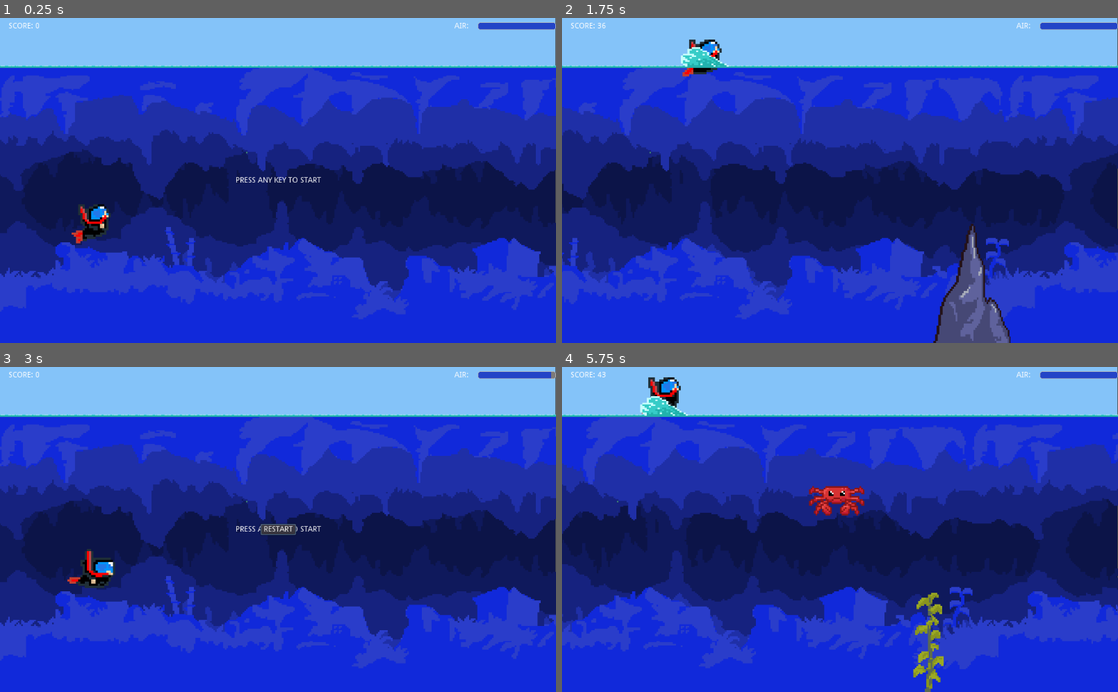
Above: before the commit, frames 1-4 (two rows, left to right).
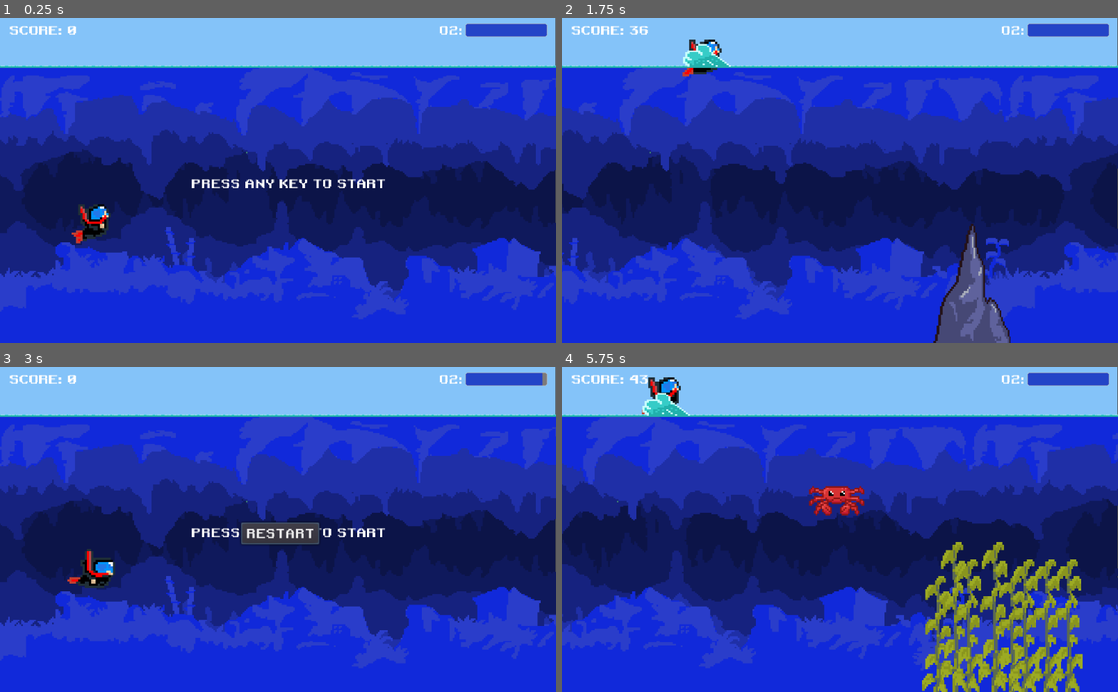
Above: after the commit, the same moments.

Repository: Mikael-Ronnberg/SB-Run
Game: Godot game, scene res://scenes/Main.tscn
The game is run twice, just before and just after one commit, with the same random seed, the same clock (stepped at 60 frames per second) and the same inputs.
Inputs:
- Up to frame 1 (0.25 s): no input
- Up to frame 2 (1.75 s): tap Enter (ui_accept) at 0.5, 0.77, 1.52 s; hold Right (ui_right) 0.53-1.28 s; hold Left (ui_left) from 1.28 s (still down)
- Up to frame 3 (3 s): release Left (ui_left) at 2.03 s; hold Right (ui_right) 2.03-2.75 s; click "RESTART" at 2.75 s
- Up to frame 4 (5.75 s): click "RESTART" at 3.5 s; tap Enter (ui_accept) at 4.25, 4.52, 5.27 s; hold Right (ui_right) 4.28-5.03 s; hold Left (ui_left) from 5.03 s (still down)

The runs differ from the first frame. In frame 1, 1.4% of the frame differs, in the area x 1-100%, y 1-53%; in frame 2, 1.1%; in frame 3, 2.0%; in frame 4, 8.6%, in the area x 1-100%, y 1-100%.

Commit message:
Fixing errors on output

Diff:
--- a/scenes/GameOver.tscn
+++ b/scenes/GameOver.tscn
@@ -1,15 +1,23 @@
-[gd_scene format=2]
+[gd_scene load_steps=3 format=2]
+
+[ext_resource path="res://fonts/Retro Gaming.ttf" type="DynamicFontData" id=1]
+
+[sub_resource type="DynamicFont" id=1]
+font_data = ExtResource( 1 )
 
 [node name="GameOver" type="CanvasLayer"]
 pause_mode = 2
 
 [node name="Button" type="Button" parent="."]
+light_mask = 12
 anchor_left = 0.5
 anchor_top = 0.5
 anchor_right = 0.5
 anchor_bottom = 0.5
-margin_left = -32.0
-margin_top = -10.0
-margin_right = 33.0
-margin_bottom = 10.0
+margin_left = -68.0
+margin_top = -13.5
+margin_right = 28.0
+margin_bottom = 13.5
+rect_scale = Vector2( 1.5, 1.5 )
+custom_fonts/font = SubResource( 1 )
 text = "RESTART"
--- a/scenes/Hud.tscn
+++ b/scenes/Hud.tscn
@@ -1,16 +1,28 @@
-[gd_scene load_steps=4 format=2]
+[gd_scene load_steps=8 format=2]
 
 [ext_resource path="res://scripts/OxygenBar.gd" type="Script" id=1]
 [ext_resource path="res://assets/ui/progress.png" type="Texture" id=2]
 [ext_resource path="res://assets/ui/over.png" type="Texture" id=3]
+[ext_resource path="res://fonts/Retro Gaming.ttf" type="DynamicFontData" id=4]
+
+[sub_resource type="DynamicFont" id=1]
+font_data = ExtResource( 4 )
+
+[sub_resource type="DynamicFont" id=2]
+font_data = ExtResource( 4 )
+
+[sub_resource type="DynamicFont" id=3]
+font_data = ExtResource( 4 )
 
 [node name="Hud" type="CanvasLayer"]
 
 [node name="Score" type="Label" parent="."]
-margin_left = 16.0
-margin_top = 8.0
-margin_right = 65.0
-margin_bottom = 22.0
+margin_left = 17.0
+margin_top = 7.0
+margin_right = 90.0
+margin_bottom = 28.0
+rect_scale = Vector2( 1.5, 1.5 )
+custom_fonts/font = SubResource( 1 )
 text = "SCORE: "
 align = 1
 valign = 1
@@ -20,10 +32,12 @@
 anchor_top = 0.5
 anchor_right = 0.5
 anchor_bottom = 0.5
-margin_left = -78.5
-margin_top = -7.0
+margin_left = -160.5
+margin_top = -10.5
 margin_right = 78.5
-margin_bottom = 7.0
+margin_bottom = 10.5
+rect_scale = Vector2( 1.5, 1.5 )
+custom_fonts/font = SubResource( 2 )
 text = "PRESS ANY KEY TO START"
 align = 1
 valign = 1
@@ -31,20 +45,23 @@
 [node name="OxygenLabel" type="Label" parent="."]
 anchor_left = 1.0
 anchor_right = 1.0
-margin_left = -192.0
-margin_top = 8.0
-margin_right = -152.0
-margin_bottom = 22.0
-text = "AIR: "
+margin_left = -219.0
+margin_top = 7.0
+margin_right = -179.0
+margin_bottom = 28.0
+rect_scale = Vector2( 1.5, 1.5 )
+custom_fonts/font = SubResource( 3 )
+text = "O2: "
 align = 1
 valign = 1
 
 [node name="OxygenBar" type="TextureProgress" parent="."]
 anchor_left = 1.0
 anchor_right = 1.0
-margin_left = -144.0
-margin_top = 8.0
-margin_bottom = 22.0
+margin_left = -167.0
+margin_top = 10.0
+margin_right = -16.0
+margin_bottom = 35.0
 texture_under = ExtResource( 2 )
 texture_over = ExtResource( 3 )
 texture_progress = ExtResource( 2 )
--- a/scenes/WaterLilly.tscn
+++ b/scenes/WaterLilly.tscn
@@ -1,6 +1,6 @@
-[gd_scene load_steps=8 format=2]
+[gd_scene load_steps=7 format=2]
 
-[ext_resource path="res://WaterLilly.gd" type="Script" id=1]
+[ext_resource path="res://scripts/WaterLilly.gd" type="Script" id=1]
 [ext_resource path="res://assets/obstacles/WaterGrass.png" type="Texture" id=2]
 
 [sub_resource type="AtlasTexture" id=1]
@@ -23,20 +23,71 @@
 "speed": 5.0
 } ]
 
-[sub_resource type="RectangleShape2D" id=5]
-extents = Vector2( 28, 128 )
-
 [node name="WaterLilly" type="Area2D"]
+z_index = 5
+collision_layer = 0
 script = ExtResource( 1 )
 
 [node name="AnimatedSprite" type="AnimatedSprite" parent="."]
+position = Vector2( 16, 0 )
 scale = Vector2( 3, 4 )
 frames = SubResource( 4 )
 frame = 2
 playing = true
 
-[node name="CollisionShape2D" type="CollisionShape2D" parent="."]
-position = Vector2( -4, 0 )
-shape = SubResource( 5 )
+[node name="AnimatedSprite7" type="AnimatedSprite" parent="."]
+position = Vector2( 152, 0 )
+scale = Vector2( 3, 4 )
+frames = SubResource( 4 )
+frame = 1
+playing = true
+
+[node name="AnimatedSprite2" type="AnimatedSprite" parent="."]
+position = Vector2( 176, -16 )
+scale = Vector2( 3, 4.5 )
+frames = SubResource( 4 )
+frame = 1
+playing = true
+
+[node name="AnimatedSprite8" type="AnimatedSprite" parent="."]
+position = Vector2( 256, -16 )
+scale = Vector2( 3, 4.5 )
+frames = SubResource( 4 )
+frame = 1
+playing = true
+
+[node name="AnimatedSprite5" type="AnimatedSprite" parent="."]
+position = Vector2( 216, -16 )
+scale = Vector2( 3, 4.5 )
+frames = SubResource( 4 )
+frame = 1
+playing = true
+
+[node name="AnimatedSprite3" type="AnimatedSprite" parent="."]
+position = Vector2( 120, -32 )
+scale = Vector2( 3, 5 )
+frames = SubResource( 4 )
+frame = 1
+playing = true
+
+[node name="AnimatedSprite6" type="AnimatedSprite" parent="."]
+position = Vector2( 48, -32 )
+scale = Vector2( 3, 5 )
+frames = SubResource( 4 )
+playing = true
+
+[node name="AnimatedSprite4" type="AnimatedSprite" parent="."]
+position = Vector2( 72, -16 )
+scale = Vector2( 3, 4.5 )
+frames = SubResource( 4 )
+frame = 1
+playing = true
+
+[node name="CollisionShape2D" type="CollisionPolygon2D" parent="."]
+position = Vector2( 124, 0 )
+polygon = PoolVector2Array( -124, 128, -140, 88, -132, 8, -132, -40, -132, -40, -140, -88, -116, -128, -108, -160, -76, -192, -60, -184, -60, -160, -44, -160, -20, -176, 4, -192, 12, -176, 4, -152, 20, -152, 20, -120, 28, -152, 44, -160, 68, -160, 68, -152, 76, -144, 100, -168, 108, -152, 100, -128, 116, -152, 140, -160, 148, -144, 148, -136, 156, -96, 148, -72, 156, -24, 156, 48, 156, 128 )
 
 [node name="VisibilityNotifier2D" type="VisibilityNotifier2D" parent="."]
+
+[connection signal="body_entered" from="." to="." method="_on_WaterLilly_body_entered"]
+[connection signal="body_exited" from="." to="." method="_on_WaterLilly_body_exited"]
--- /dev/null
+++ b/scenes/bottle.tscn
@@ -0,0 +1,39 @@
+[gd_scene load_steps=7 format=2]
+
+[ext_resource path="res://assets/obstacles/bottle.png" type="Texture" id=1]
+
+[sub_resource type="AtlasTexture" id=1]
+atlas = ExtResource( 1 )
+region = Rect2( 0, 0, 24, 34 )
+
+[sub_resource type="AtlasTexture" id=2]
+atlas = ExtResource( 1 )
+region = Rect2( 24, 0, 24, 34 )
+
+[sub_resource type="AtlasTexture" id=3]
+atlas = ExtResource( 1 )
+region = Rect2( 48, 0, 24, 34 )
+
+[sub_resource type="AtlasTexture" id=4]
+atlas = ExtResource( 1 )
+region = Rect2( 72, 0, 24, 34 )
+
+[sub_resource type="SpriteFrames" id=5]
+animations = [ {
+"frames": [ SubResource( 1 ), SubResource( 2 ), SubResource( 3 ), SubResource( 4 ) ],
+"loop": true,
+"name": "default",
+"speed": 2.0
+} ]
+
+[node name="Bottle" type="Area2D"]
+
+[node name="AnimatedSprite" type="AnimatedSprite" parent="."]
+scale = Vector2( 2, 2 )
+frames = SubResource( 5 )
+frame = 1
+playing = true
+
+[node name="CollisionPolygon2D" type="CollisionPolygon2D" parent="."]
+position = Vector2( -1, 0 )
+polygon = PoolVector2Array( -11, -11, -6, -16, -6, -32, 3, -35, 11, -32, 10, -15, 17, -8, 16, 26, 9, 33, -6, 33, -15, 22, -13, -8, -11, -11 )
--- a/scenes/effects/Stream.tscn
+++ b/scenes/effects/Stream.tscn
@@ -26,5 +26,4 @@
 scale = Vector2( 4, 3 )
 z_index = 5
 frames = SubResource( 4 )
-frame = 2
 playing = true
--- a/scripts/Main.gd
+++ b/scripts/Main.gd
@@ -1,7 +1,7 @@
 extends Node
 
 var stag_bottom_scene = preload("res://scenes/Stag1.tscn")
-var waterplant_scene = preload("res://scenes/WaterPlant.tscn")
+var waterplant_scene = preload("res://scenes/WaterLilly.tscn")
 var crab_scene = preload("res://scenes/Crab.tscn")
 
 var obstacles_types := [stag_bottom_scene, waterplant_scene ]
@@ -14,7 +14,7 @@
 
 const SWIMMER_START_POS = Vector2(176, 380)
 const CAM_START_POS = Vector2(516, 300)
-const SLOWED_DOWN : int = -20
+const SLOWED_DOWN : int = 1
 const START_SPEED : int = 5
 const DISTANCE_MODIFIER: int = 10
 
@@ -26,9 +26,6 @@
 
 func _ready():
 	water_area.connect("exited_left_or_bottom", self, "_on_exited_left_or_bottom")
-	water_area.connect("fully_exited_top", self, "_on_fully_exited_top")
-	water_area.connect("partially_exited_top", self, "_on_partially_exited_top")
-
 	screen_size = get_viewport().size
 	$GameOver/Button.connect("pressed", self, "new_game")
 	new_game()
@@ -119,10 +116,7 @@
 
 func add_obs(obs, x, y):
 	obs.position = Vector2(x, y)
-	if obs.name == "WaterPlant":
-		obs.connect("body_entered", self, "slow_down")
-		obs.connect("body_exited", self, "speed_up")
-	else:
+	if obs.name != "WaterLilly":
 		obs.connect("body_entered", self, "hit_obs")
 
 	add_child(obs)
@@ -136,13 +130,6 @@
 	if body.name == "Swimmer":
 		game_over()
 
-func slow_down(body):
-	if body.name == "Swimmer":
-		$Swimmer.position.x += SLOWED_DOWN
-
-func speed_up(body):
-	if body.name == "Swimmer":
-		$Swimmer.position.x += speed
 
 func show_distance():
 	score_label.text = "SCORE: " + str(distance / DISTANCE_MODIFIER)
@@ -158,12 +145,6 @@
 	if body.name == "Swimmer":
 		game_over()
 
-func _on_fully_exited_top(body):
-	print("fully exited")
-
-func _on_partially_exited_top(body):
-	print("partially exited")
-
 func game_over():
 	get_tree().paused = true
 	game_running = false
--- a/scripts/Swimmer.gd
+++ b/scripts/Swimmer.gd
@@ -5,6 +5,7 @@
 var velocity = Vector2()
 var in_water = false
 var gravity_enabled = false
+var is_tangled = false
 
 var MAX_OXYGEN = 100
 var oxygen = MAX_OXYGEN
--- a/scripts/WaterArea.gd
+++ b/scripts/WaterArea.gd
@@ -1,31 +1,29 @@
 extends Area2D
 
-signal fully_exited_top(body)
-signal partially_exited_top(body)
 signal exited_left_or_bottom(body)
 
 var stream_effect = preload("res://scenes/effects/Stream.tscn")
 var splash_instance = null
-var swimmer_pos = null
+var swimmer_node = null
 
 onready var collision_shape = $CollisionShape2D.shape
 onready var screen_size = get_viewport().size
 
 func _ready():
-	swimmer_pos = get_node("../Swimmer")
-	if swimmer_pos == null:
+	swimmer_node = get_node("../Swimmer")
+	if swimmer_node == null:
 		print("Swimmer node not found!")
 	else:
-		print("Swimmer node found:", swimmer_pos)
+		print("Swimmer node found:", swimmer_node)
 
 
-func display_splash_effect(body, type):
+func display_splash_effect(type):
 	if splash_instance == null:
 		if type == "stream":
 			splash_instance = stream_effect.instance()
 			get_parent().add_child(splash_instance)
-			splash_instance.position.x = swimmer_pos.position.x
-			splash_instance.position.y = 40  # Adjust as needed
+			splash_instance.position.x = swimmer_node.position.x
+			splash_instance.position.y = 40
 			splash_instance.play("default")
 		else:
 			pass
@@ -44,23 +42,18 @@
 	if swimmer_pos.x < 0 or swimmer_pos.y > 590:
 		emit_signal("exited_left_or_bottom", body)
 	elif swimmer_pos.y < water_top:
-		emit_signal("fully_exited_top", body)
 		body.in_water = false
 		remove_splash_effect()
 	elif swimmer_pos.y >= water_top and swimmer_pos.y <= water_top + body_shape.extents.y:
-		emit_signal("partially_exited_top", body)
 		body.in_water = false
-		display_splash_effect(body, "stream")
+		display_splash_effect("stream")
 	else:
 		body.in_water = true
 		remove_splash_effect()
 		splash_instance = null
 
 
-func _process(delta):
+func _process(_delta):
 		if splash_instance:
-			splash_instance.position.x = swimmer_pos.position.x + 5
+			splash_instance.position.x = swimmer_node.position.x + 5
 			splash_instance.position.y = 54
-#			if splash_instance.position.x < -screen_size.x or splash_instance.position.x > screen_size.x:
-#				splash_instance.queue_free()
-#				splash_instance = null
--- /dev/null
+++ b/scripts/WaterLilly.gd
@@ -0,0 +1,12 @@
+extends Area2D
+
+func _ready():
+	pass
+
+func _on_WaterLilly_body_entered(body):
+	print("entereing")
+	body.is_tangled = true
+
+
+func _on_WaterLilly_body_exited(body):
+	body.is_tangled = false
Binary file added: Retro_Gaming.fon
Binary file added: assets/obstacles/bottle.png
Not shown, added: assets/obstacles/bottle.png.import
Binary file added: assets/obstacles/can.png
Not shown, added: assets/obstacles/can.png.import
Binary file added: fonts/Retro Gaming.ttf
Binary file added: fonts/Retro_Gaming.fon
Binary file added: scenes/Retro Gaming.ttf
